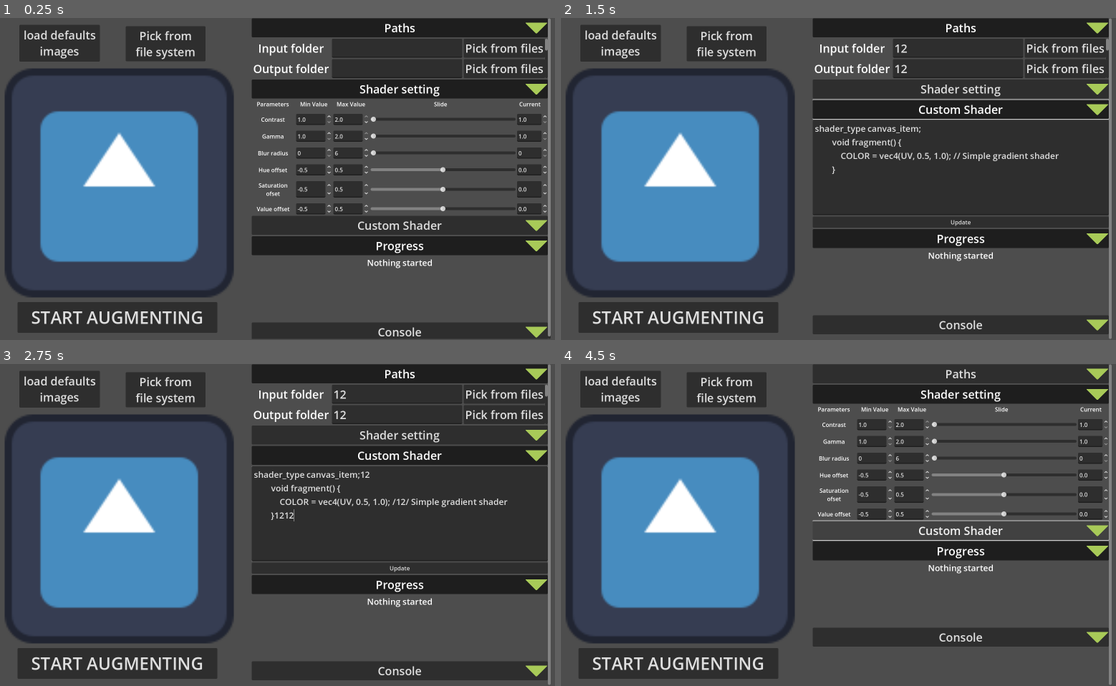
Above: before the commit, frames 1-4 (two rows, left to right).
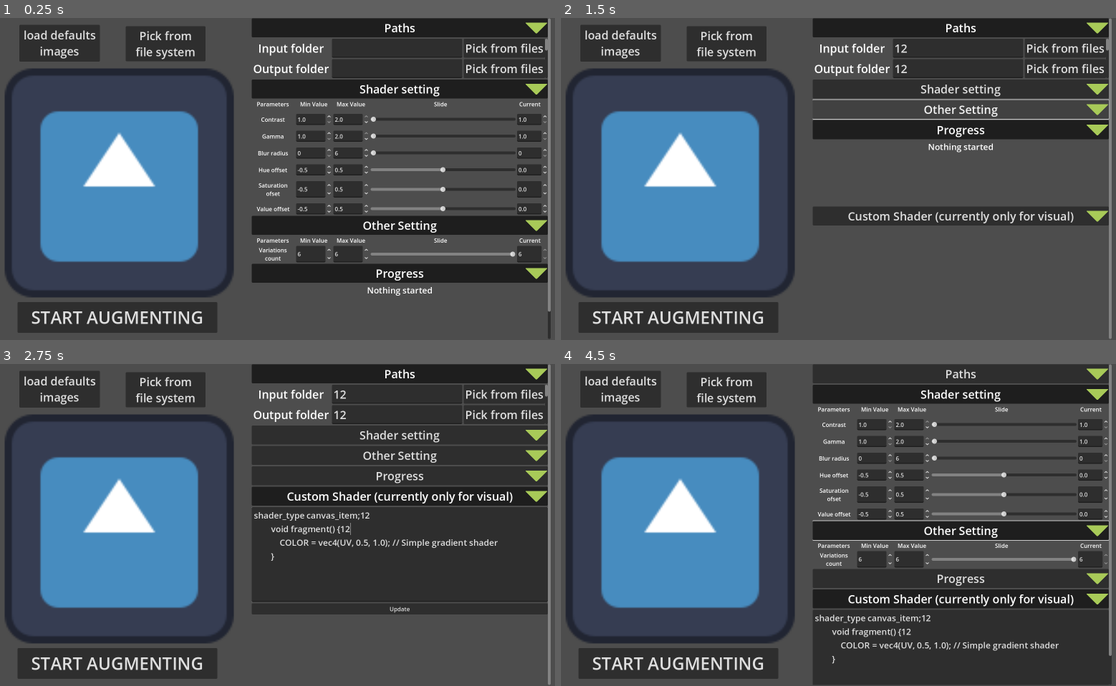
Above: after the commit, the same moments.

Repository: curiosity29/augmentshader
Game: Godot game, scene res://scene/main_scene.tscn
Two runs of this game, one before a commit and one after it. Both use one fixed random seed, a clock stepped at 60 frames per second and the inputs below. The engine's default icon, where the game draws it, is replaced by a stand-in: a white triangle on a blue panel in a dark square.
Inputs (mouse positions are in pixels of both pictures, inside the frame that each line leads up to):
- Up to frame 1 (0.25 s): no input
- Up to frame 2 (1.5 s): click (960, 46) at 0.52 s; type "12" at 0.6 s; click (960, 69) at 0.75 s; type "12" at 0.83 s; click (960, 88) at 0.98 s; type "12" at 1.07 s; click (960, 108) at 1.27 s; type "12" at 1.35 s
- Up to frame 3 (2.75 s): click (399, 473) at 1.5 s; type "12" at 1.58 s; click (399, 496) at 1.73 s; type "12" at 1.82 s; click (399, 515) at 2.02 s; type "12" at 2.1 s; click (399, 534) at 2.25 s; type "12" at 2.33 s
- Up to frame 4 (4.5 s): click "Paths" at 2.75 s; click "Shader setting" at 3.5 s; click (960, 531) at 4.25 s, where only the run before the commit has a clickable "Custom Shader"

The runs differ from the first frame. In frame 1, 9.2% of the frame differs, in the area x 45-100%, y 62-100%; in frame 2, 21%; in frame 3, 9.4%; in frame 4, 22%, in the area x 45-100%, y 48-100%.

Commit message:
bug fix and add variation count setting

Diff:
--- a/scene/executor.gd
+++ b/scene/executor.gd
@@ -5,9 +5,10 @@
 #region signal
 
 signal load_error(error_code: int, image_path: String)
-
 signal done_augment_folder
-signal folder_progress_updated(processed: int, total: int)
+
+signal done_execute
+signal folder_progress_updated
 #endregion
 
 #@onready var sprite_2d: Sprite2D = $Sprite2D
@@ -20,10 +21,11 @@
 	set(value):
 		current_folder_processed_count = value
 		if is_executing:
-			folder_progress_updated.emit(current_folder_processed_count, current_folder_total_count)
+			folder_progress_updated.emit()
 var current_folder_total_count: int = 0
 var current_input_folder: String
 var current_output_folder: String
+var last_run_time: float = 0.0
 
 var progress_label_format = \
 """ Running %s
@@ -53,11 +55,11 @@
 func execute_setup(
 	init_shader_paramters_range: Dictionary[String, Array],
 	init_input_output_folders_map: Dictionary[String, String],
-
+	init_variation_count: int
 	):
 	shader_paramters_range = init_shader_paramters_range
 	input_output_folders_map = init_input_output_folders_map
-
+	variations_each_image = init_variation_count
 
 func get_random_shader_parameter():
 	var blur_radius_range = shader_paramters_range["blur_radius"]
@@ -108,8 +110,10 @@
 
 	var execute_end_msec = Time.get_ticks_msec()
 	var execute_sec: float = (execute_end_msec - execute_start_msec) / 1000.0
+	last_run_time = execute_sec
 	print("done in %.2f" % execute_sec)
 	is_executing = false
+	done_execute.emit()
 	#get_tree().quit()
 
 func update_viewport_size():
@@ -154,24 +158,27 @@
 
 		#await get_tree().create_timer(0.1, false).timeout#.connect(augment_image.bind(image_path))
 		#print("img path: ", image_path)
-		RenderingServer.frame_post_draw.connect(augment_image.bind(output_folder_path, image_name), CONNECT_ONE_SHOT)
+		#
+		augment_image(output_folder_path, image_name)#, CONNECT_ONE_SHOT)
 		#augment_image(image_path)
 		#continue
 		#augment_image()
-		await done_augment
+		await done_augment_image
 		progress_label.text = progress_label_format % [output_folder_path, current_folder_processed_count, current_folder_total_count]
 		current_folder_processed_count += 1
 		#print(sub_viewport.size)
 
 	progress_label.text = progress_label_format % [output_folder_path, current_folder_processed_count, current_folder_total_count]
 	done_augment_folder.emit()
-signal done_augment
+
+signal done_augment_image
 func augment_image(output_folder_path: String, image_name: String = ""):
 	if not output_folder_path.ends_with("/"):
 		output_folder_path += "/"
 	for index in range(variations_each_image):
 		var shader_parameter = get_random_shader_parameter()
 		#await get_tree().create_timer(0.01, false).timeout
+		await RenderingServer.frame_pre_draw
 		for key in shader_parameter:
 
 			var sprite_material = viewport_sprite_2d.material
@@ -182,8 +189,10 @@
 		var file_path: String = "%s%d_%s" % [output_folder_path, index, image_name]
 		#print(file_path)
 		#await
+		await RenderingServer.frame_post_draw
 		capture_image(file_path)
-	done_augment.emit()
+
+	done_augment_image.emit()
 
 func capture_image(output_path: String):
 	#await RenderingServer.frame_post_draw
--- a/scene/float_arg_modifier.gd
+++ b/scene/float_arg_modifier.gd
@@ -47,30 +47,35 @@
 		#if max_spin_box: max_spin_box.page = value
 		#if current_spin_box: current_spin_box.page = value
 
+## Sanity NOTE: These vars is positional sensitive, enable_hard_min and enable_hard_max bool need to be first
+## for this to work properly
 @export var enable_hard_min: bool = true:
 	set(value):
 		enable_hard_min = value
 		if min_spin_box: min_spin_box.allow_lesser = !value
 		if max_spin_box: max_spin_box.allow_lesser = !value
-@export var hard_min_value: float:
-	set(value):
-		hard_min_value = value
-		if hard_min_value > hard_max_value: hard_max_value = hard_min_value
-		min_value = clampf(min_value, hard_min_value, hard_max_value)
-		max_value = clampf(max_value, hard_min_value, hard_max_value)
-		if min_spin_box: min_spin_box.min_value = value
-		if max_spin_box: max_spin_box.min_value = value
 @export var enable_hard_max: bool = true:
 	set(value):
 		enable_hard_max = value
 		if min_spin_box: min_spin_box.allow_greater = !value
 		if max_spin_box: max_spin_box.allow_greater = !value
+
+@export var hard_min_value: float:
+	set(value):
+		hard_min_value = value
+		if hard_min_value > hard_max_value: hard_max_value = hard_min_value
+		if enable_hard_min:
+			min_value = max(min_value, hard_min_value)
+			max_value = max(max_value, hard_min_value)
+		if min_spin_box: min_spin_box.min_value = value
+		if max_spin_box: max_spin_box.min_value = value
 @export var hard_max_value: float:
 	set(value):
 		hard_max_value = value
 		if hard_min_value > hard_max_value: hard_min_value = hard_max_value
-		min_value = clampf(min_value, hard_min_value, hard_max_value)
-		max_value = clampf(max_value, hard_min_value, hard_max_value)
+		if enable_hard_max:
+			min_value = min(min_value, hard_max_value)
+			max_value = min(max_value, hard_max_value)
 		if min_spin_box: min_spin_box.max_value = value
 		if max_spin_box: max_spin_box.max_value = value
 #endregion
@@ -90,6 +95,7 @@
 		if min_value > max_value: max_value = min_value
 		if slider: slider.min_value = value
 		current_value = current_value
+
 @export var max_value: float:
 	set(value):
 		if enable_hard_min: value = max(value, hard_min_value)
@@ -143,11 +149,14 @@
 #region setup
 # Called when the node enters the scene tree for the first time.
 func _ready() -> void:
+	#print("ready min: ", min_value)
 	if not Engine.is_editor_hint():
 		min_spin_box.value_changed.connect(_on_min_spin_box_value_changed)
 		max_spin_box.value_changed.connect(_on_max_spin_box_value_changed)
 		current_spin_box.value_changed.connect(_on_current_spin_box_value_changed)
 		slider.value_changed.connect(_on_slider_value_changed)
+
+	## lazy fix for the enable hard max/min bug
 	reset_all_setter()
 
 
@@ -160,6 +169,7 @@
 func reset_all_setter():
 	for property in get_property_list():
 		if property["usage"] & PROPERTY_USAGE_SCRIPT_VARIABLE:  # Filters user-defined vars
+			#print("%s: %s"  % [property["name"], str(get(property["name"]))])
 			set(property["name"], get(property["name"]))
 
 
--- a/scene/main_scene.gd
+++ b/scene/main_scene.gd
@@ -16,6 +16,7 @@
 @onready var shader_setting: ShaderSetting = %ShaderSetting
 @onready var paths_scroll_container: PathArgsContainer = %PathsScrollContainer
 @onready var custom_shader_component: CustomShaderContainer = %CustomShaderComponent
+@onready var other_setting: OtherSetting = $ScrollContainer/ArgsComponentContainer/OtherSetting
 @onready var executor: Executor = $Executor
 
 #endregion
@@ -32,22 +33,22 @@
 	#open_folder_picker()
 	shader_setting.current_parameter_changed.connect(_on_shader_parameter_changed)
 	_on_shader_parameter_changed()
-	executor.folder_progress_updated.connect(_on_execute_progress_updated.bind(false))
-	executor.done_augment_folder.connect(_on_execute_progress_updated.bind(true))
+	executor.folder_progress_updated.connect(_on_execute_progress_updated)
+	executor.done_execute.connect(_on_execute_done)
 	custom_shader_component.shader_updated.connect(update_custom_shader)
 	#visual_texture_rect.material = custom_shader_material
+func _on_execute_done():
+	progress_label.text = done_progress_label_format % [
+		executor.last_run_time,
+		executor.current_input_folder, executor.current_output_folder,
+		executor.current_folder_processed_count, executor.current_folder_total_count,
+	]
 
-func _on_execute_progress_updated(processed_count: int, total_count: int, is_done: bool = false):
-	if is_done:
-		progress_label.text = done_progress_label_format % [
-			executor.current_input_folder, executor.current_output_folder,
-			processed_count, total_count
-		]
-	else:
-		progress_label.text = running_progress_label_format % [
-			executor.current_input_folder, executor.current_output_folder,
-			processed_count, total_count
-		]
+func _on_execute_progress_updated():
+	progress_label.text = running_progress_label_format % [
+		executor.current_input_folder, executor.current_output_folder,
+		executor.current_folder_processed_count, executor.current_folder_total_count
+	]
 
 func update_custom_shader():
 	visual_texture_rect.material = custom_shader_component.custom_shader_material
@@ -112,7 +113,7 @@
 To:\t%s
 Processed: %d / %d images"""
 var done_progress_label_format = \
-"""Status: DONE
+"""Status: DONE (in %.2f seconds)
 From:\t%s
 To:\t%s
 Processed: %d / %d images"""
@@ -125,8 +126,11 @@
 	get: return shader_setting.shader_parameters_range
 
 func _on_start_button_pressed() -> void:
+	if executor.is_executing:
+		return
 	executor.execute_setup(
-		shader_paramters, paths_scroll_container.input_output_folders_map
+		shader_paramters, paths_scroll_container.input_output_folders_map,
+		other_setting.current_setting["variation_count"]
 	)
 	executor.execute()
 
--- a/scene/main_scene.tscn
+++ b/scene/main_scene.tscn
@@ -8,6 +8,7 @@
 [ext_resource type="PackedScene" uid="uid://bnrbjd0f5winp" path="res://scene/visible_toggle.tscn" id="5_hrphr"]
 [ext_resource type="PackedScene" uid="uid://7hfbjo4mjhpd" path="res://scene/shader_args.tscn" id="6_cj0ow"]
 [ext_resource type="PackedScene" uid="uid://bets28ji673vm" path="res://scene/custom_shader_component.tscn" id="7_qvu5t"]
+[ext_resource type="PackedScene" uid="uid://ctanfjahougby" path="res://scene/other_setting.tscn" id="8_86xya"]
 [ext_resource type="PackedScene" uid="uid://ssps60ynp5b5" path="res://scene/executor.tscn" id="9_hrphr"]
 
 [node name="MainScene" type="Node2D"]
@@ -114,7 +115,7 @@
 mouse_filter = 2
 metadata/_edit_lock_ = true
 
-[node name="VisibleToggle" parent="ScrollContainer/ArgsComponentContainer" node_paths=PackedStringArray("target_node") instance=ExtResource("5_hrphr")]
+[node name="PathsToggle" parent="ScrollContainer/ArgsComponentContainer" node_paths=PackedStringArray("target_node") instance=ExtResource("5_hrphr")]
 layout_mode = 2
 button_pressed = true
 target_node = NodePath("../PathsScrollContainer")
@@ -124,7 +125,7 @@
 custom_minimum_size = Vector2(0, 110)
 layout_mode = 2
 
-[node name="VisibleToggle2" parent="ScrollContainer/ArgsComponentContainer" node_paths=PackedStringArray("target_node") instance=ExtResource("5_hrphr")]
+[node name="ShaderSettingToggle" parent="ScrollContainer/ArgsComponentContainer" node_paths=PackedStringArray("target_node") instance=ExtResource("5_hrphr")]
 layout_mode = 2
 button_pressed = true
 text = "Shader setting"
@@ -135,18 +136,16 @@
 custom_minimum_size = Vector2(0, 320)
 layout_mode = 2
 
-[node name="VisibleToggle3" parent="ScrollContainer/ArgsComponentContainer" node_paths=PackedStringArray("target_node") instance=ExtResource("5_hrphr")]
+[node name="OtherSettingToggle" parent="ScrollContainer/ArgsComponentContainer" node_paths=PackedStringArray("target_node") instance=ExtResource("5_hrphr")]
 layout_mode = 2
-text = "Custom Shader"
-target_node = NodePath("../CustomShaderComponent")
+button_pressed = true
+text = "Other Setting"
+target_node = NodePath("../OtherSetting")
 
-[node name="CustomShaderComponent" parent="ScrollContainer/ArgsComponentContainer" instance=ExtResource("7_qvu5t")]
-unique_name_in_owner = true
-visible = false
-custom_minimum_size = Vector2(0, 300)
+[node name="OtherSetting" parent="ScrollContainer/ArgsComponentContainer" instance=ExtResource("8_86xya")]
 layout_mode = 2
 
-[node name="VisibleToggle4" parent="ScrollContainer/ArgsComponentContainer" node_paths=PackedStringArray("target_node") instance=ExtResource("5_hrphr")]
+[node name="ProgressToggle" parent="ScrollContainer/ArgsComponentContainer" node_paths=PackedStringArray("target_node") instance=ExtResource("5_hrphr")]
 layout_mode = 2
 button_pressed = true
 text = "Progress"
@@ -162,15 +161,30 @@
 fit_content = true
 horizontal_alignment = 1
 
-[node name="VisibleToggle5" parent="ScrollContainer/ArgsComponentContainer" node_paths=PackedStringArray("target_node") instance=ExtResource("5_hrphr")]
+[node name="CustomShaderToggle" parent="ScrollContainer/ArgsComponentContainer" node_paths=PackedStringArray("target_node") instance=ExtResource("5_hrphr")]
+layout_mode = 2
+text = "Custom Shader (currently only for visual)"
+target_node = NodePath("../CustomShaderComponent")
+
+[node name="CustomShaderComponent" parent="ScrollContainer/ArgsComponentContainer" instance=ExtResource("7_qvu5t")]
+unique_name_in_owner = true
+visible = false
+custom_minimum_size = Vector2(0, 300)
+layout_mode = 2
+
+[node name="ConsoleToggle" parent="ScrollContainer/ArgsComponentContainer" node_paths=PackedStringArray("target_node") instance=ExtResource("5_hrphr")]
+visible = false
 layout_mode = 2
 text = "Console"
 target_node = NodePath("../Console")
 
 [node name="Console" type="RichTextLabel" parent="ScrollContainer/ArgsComponentContainer"]
+visible = false
+custom_minimum_size = Vector2(0, 50)
 layout_mode = 2
 bbcode_enabled = true
 text = "Unimplemented"
+vertical_alignment = 1
 
 [node name="Executor" parent="." instance=ExtResource("9_hrphr")]
 
--- /dev/null
+++ b/scene/other_setting.gd
@@ -0,0 +1,10 @@
+class_name OtherSetting
+extends VBoxContainer
+
+@onready var variation_count_modifier: FloatArgModifier = $VariationCountModifier
+
+var current_setting: Dictionary:
+	get:
+		return {
+			"variation_count": variation_count_modifier.current_value
+		}
--- /dev/null
+++ b/scene/other_setting.tscn
@@ -0,0 +1,57 @@
+[gd_scene load_steps=3 format=3 uid="uid://ctanfjahougby"]
+
+[ext_resource type="Script" uid="uid://b1bvllfjo3j40" path="res://scene/other_setting.gd" id="1_rswk7"]
+[ext_resource type="PackedScene" uid="uid://7cld2fnd8lwf" path="res://scene/float_arg_modifier.tscn" id="1_v42we"]
+
+[node name="OtherSetting" type="VBoxContainer"]
+script = ExtResource("1_rswk7")
+
+[node name="TitleBar" type="HBoxContainer" parent="."]
+layout_mode = 2
+
+[node name="Label" type="Label" parent="TitleBar"]
+custom_minimum_size = Vector2(120, 0)
+layout_mode = 2
+text = "Parameters"
+horizontal_alignment = 1
+vertical_alignment = 1
+
+[node name="Label2" type="Label" parent="TitleBar"]
+custom_minimum_size = Vector2(100, 0)
+layout_mode = 2
+text = "Min Value"
+horizontal_alignment = 1
+vertical_alignment = 1
+
+[node name="Label3" type="Label" parent="TitleBar"]
+custom_minimum_size = Vector2(100, 0)
+layout_mode = 2
+text = "Max Value"
+horizontal_alignment = 1
+vertical_alignment = 1
+
+[node name="Label4" type="Label" parent="TitleBar"]
+custom_minimum_size = Vector2(150, 0)
+layout_mode = 2
+size_flags_horizontal = 3
+text = "Slide"
+horizontal_alignment = 1
+vertical_alignment = 1
+
+[node name="Label5" type="Label" parent="TitleBar"]
+custom_minimum_size = Vector2(100, 0)
+layout_mode = 2
+text = "Current"
+horizontal_alignment = 1
+vertical_alignment = 1
+
+[node name="VariationCountModifier" parent="." instance=ExtResource("1_v42we")]
+layout_mode = 2
+integer_rounded = true
+snap_step_size = 1.0
+enable_hard_max = false
+hard_max_value = 20.0
+min_value = 6.0
+max_value = 6.0
+current_value = 6.0
+arg_name = "Variations count"
Binary file added: Demo/Screenshot/Screenshot 2025-03-09 153626.png
Not shown, added: Demo/Screenshot/Screenshot 2025-03-09 153626.png.import
Binary file added: Demo/Screenshot/sample_output_folder.png
Not shown, added: Demo/Screenshot/sample_output_folder.png.import
Not shown: 1 places in scene/main_scene.tscn that only renumber resources
Not shown, added: scene/other_setting.gd.uid
Not shown: 3 places in scene/shader_args.tscn that only renumber resources
Not shown, changed: Builds/augmentShader.console.zip
Not shown, added: Builds/augment_shader_v0.1.zip
